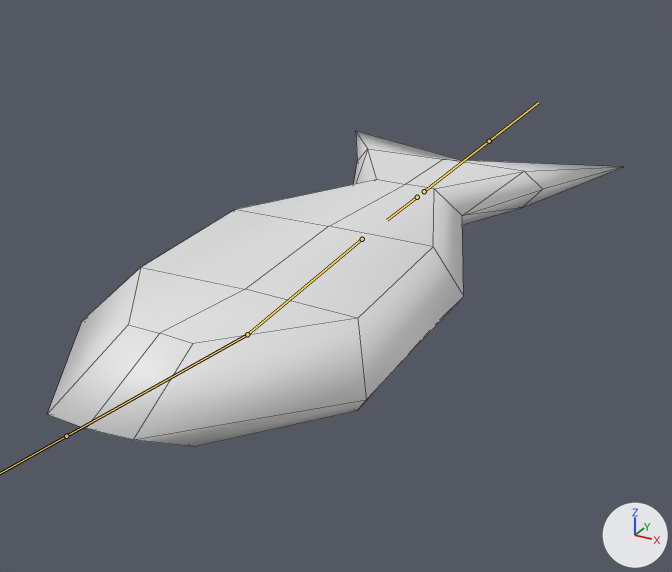
The FBX model Assets/_LukaszDev/Characters/Fish.fbx as it was, and as the next commit left it.
Before and after are seen from a camera (50 mm lens) standing at (0.191, -0.322, 0.176) and looking at (-0.004, 0.031, -0.001). Every picture has the same lights, and +X, +Y and +Z are marked at lower right. Both versions are drawn at frame 11 of the action 'Fish.Arm|Fish.JumpThrough'; the numbers are the values there. The bones that bend it are drawn over the model as lines. Mesh edges are drawn as thin lines.

Objects in the first picture: 'Fish.Mesh'.
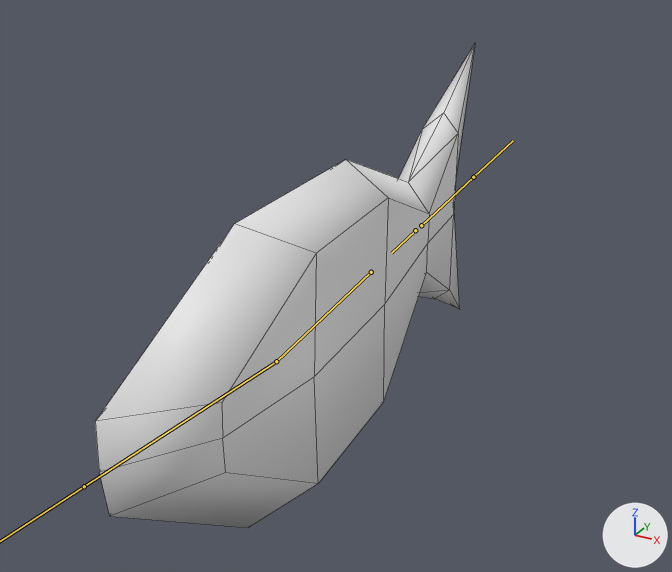
Location of each change, (x1, y1, x2, y2) in pixels of the pictures (672 x 572 px):
'Fish.Mesh', posed (34% narrower, 53% taller): before (47, 131, 622, 447); after (95, 44, 475, 528)
bone 'Bone.002', root to tip: before (417, 197) to (387, 220); after (415, 230) to (391, 253)
bone 'Bone.001', root to tip: before (362, 239) to (247, 334); after (371, 272) to (276, 361)

The change in detail:
Bone 'Bone.002' (bone_bone_002) moves from (0.0, 0.0, 0.0) to (0.0, 0.0, 0.019).
Bone 'Bone.002' (bone_bone_002) turns from (3, 0, 0) to (4, 90, 0) degrees about its own x, y and z.
Bone 'Bone.001' (bone_bone_001) turns from (1, 0, 0) to (0, 0, 0) degrees about its own x, y and z.
